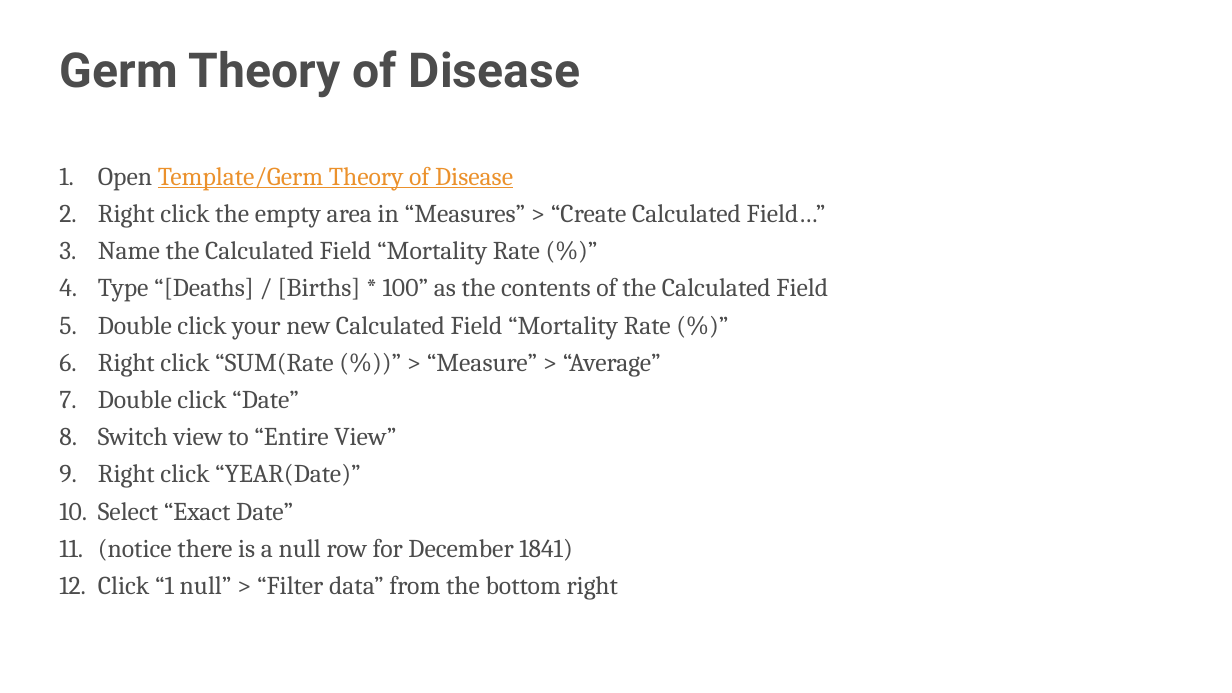
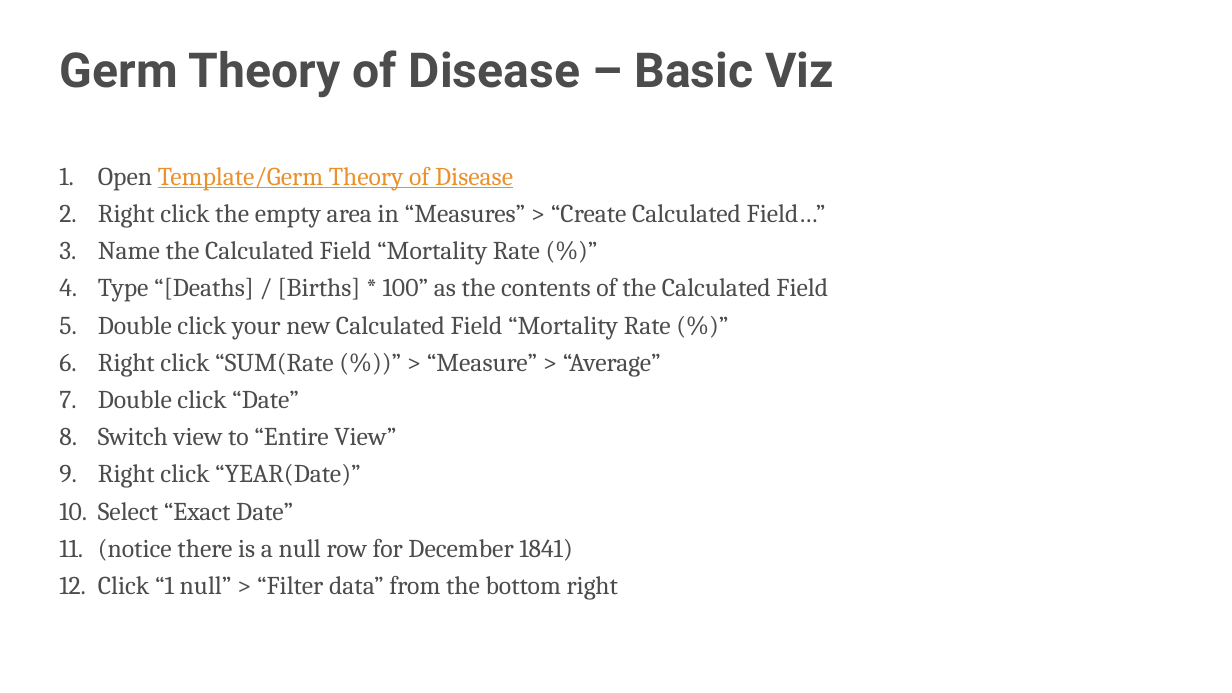
Before and after one commit to s-kyle-reed/data-lecture, a slide deck: slide 32 of lecture.pptx. Drawn at 1232x693 pixels with LibreOffice and Linux fonts; fonts in the diff are those of the drawing; background and template pictures are left out. Boxes give left, top, right and bottom in pixels: in the first picture for what was removed or moved away, otherwise in the second. Text is boxed around its words. In the diff, an @@ line names an element or a change of style, - is before the commit and + after.

Commit message:
added dashboard instructions to the germ theory viz

```diff
--- a/lecture.pptx
+++ b/lecture.pptx
@@ text at [60, 50, 835, 98]: text changed @@
-Germ Theory of Disease
+Germ Theory of Disease – Basic Viz
```
Also in this commit, not shown: 2 other slides changed, 3 slides added, 1 other file.
